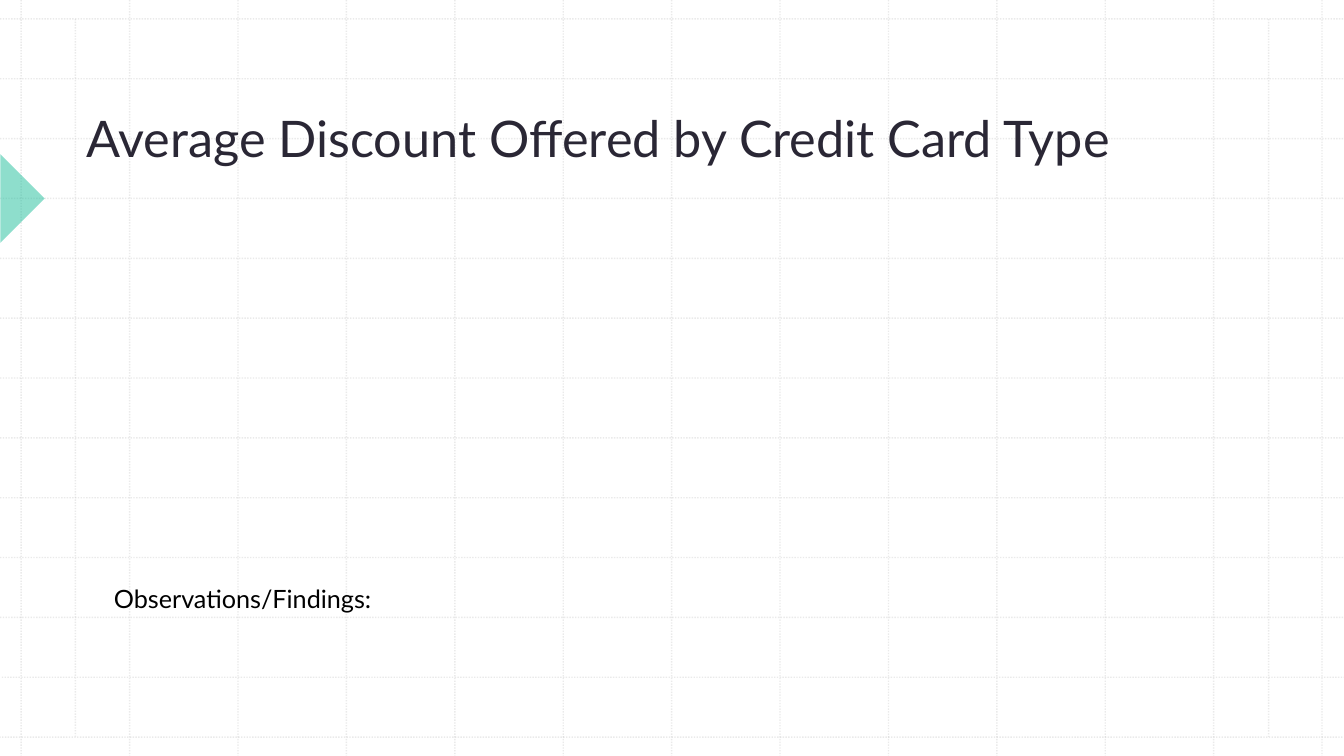
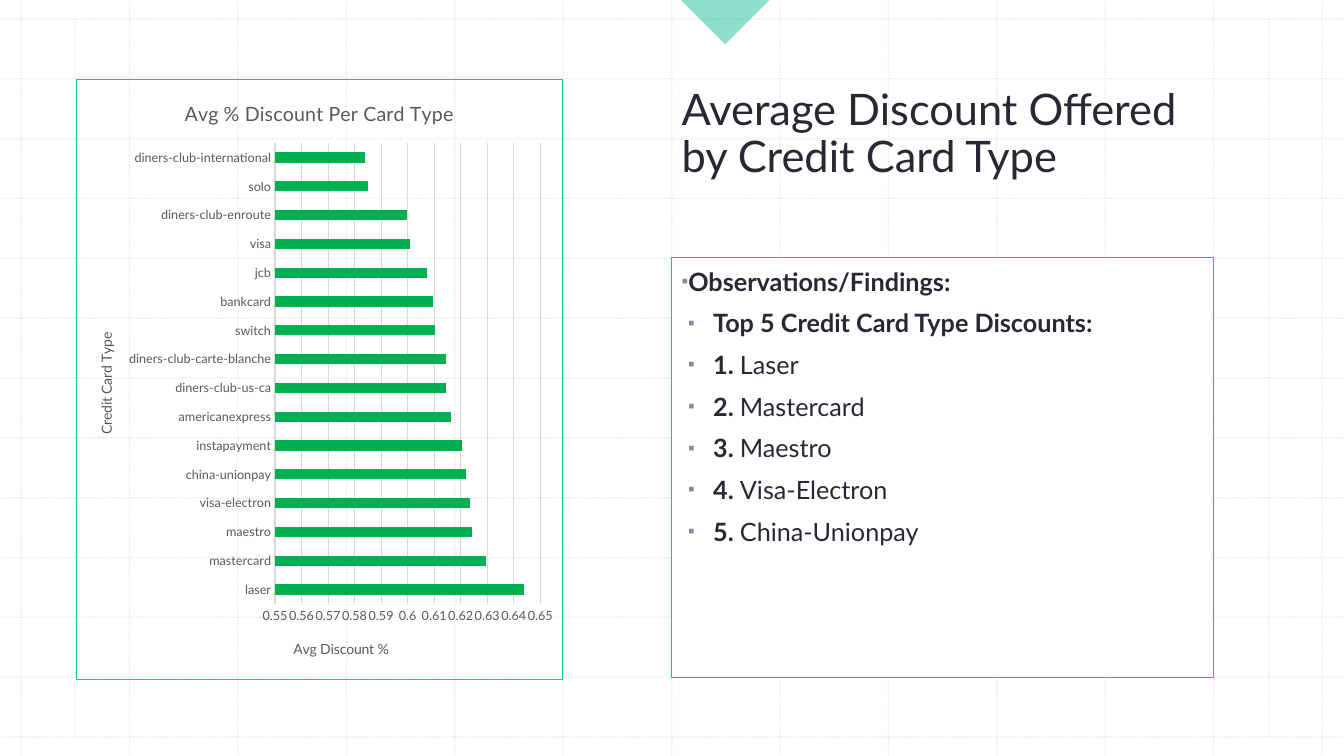
Before and after one commit to thaychansy/sql-business-case, a slide deck: slide 14 of new-wheels-db/SQL_Dastbase_Project_Report.pptx. Drawn at 1344x756 pixels with LibreOffice and Linux fonts; fonts in the diff are those of the drawing. Boxes give left, top, right and bottom in pixels: in the first picture for what was removed or moved away, otherwise in the second. Text is boxed around its words. In the diff, an @@ line names an element or a change of style, - is before the commit and + after.

```diff
--- a/new-wheels-db/SQL_Dastbase_Project_Report.pptx
+++ b/new-wheels-db/SQL_Dastbase_Project_Report.pptx
@@ rectangle added at (0, 0, 1344, 756), fill #FFFFFF @@
@@ line removed from (76, 19) to (76, 737) @@
@@ group added at (0, 0, 1344, 756): 25 lines @@
@@ right triangle added at (681, 0, 769, 44), fill #1EBE9B at 50% opacity @@
@@ bar chart added at (77, 80, 564, 680) @@
+title "Avg % Discount Per Card Type "
+categories: laser, mastercard, maestro, visa-electron, china-unionpay, instapayment, americanexpress, diners-club-us-ca, diners-club-carte-blanche, switch, bankcard, jcb, visa, diners-club-enroute, solo, diners-club-international
+Series 1: 0.64, 0.63, 0.62, 0.62, 0.62, 0.62, 0.62, 0.61, 0.61, 0.61, 0.61, 0.61, 0.6, 0.6, 0.58, 0.58
@@ title "Average Discount Offered by Credit ...": place and size @@
-title "Average Discount Offered by Credit ..." at (86, 120, 1109, 166)
+title "Average Discount Offered by Credit ..." at (682, 93, 1177, 180)
@@ title "Average Discount Offered by Credit ..." at (682, 93, 1177, 180): size 36 to 31 pt; line spacing 1 to 0.9 @@
@@ rectangle added at (671, 258, 1214, 678), fill #FFFFFF, outline #1EBE9B 0.75 pt, 18 pt, text #2A2735, bold @@
+▪ Observations/Findings:
+▪ Top 5 Credit Card Type Discounts:
+▪ 1. Laser
+▪ 2. Mastercard
+▪ 3. Maestro
+▪ 4. Visa-Electron
+▪ 5. China-Unionpay
@@ text removed at (114, 589, 371, 613) @@
-Observations/Findings:
```
Also in this commit, not shown: 7 other slides changed, 1 slide added, 1 slide removed, 6 other files.
